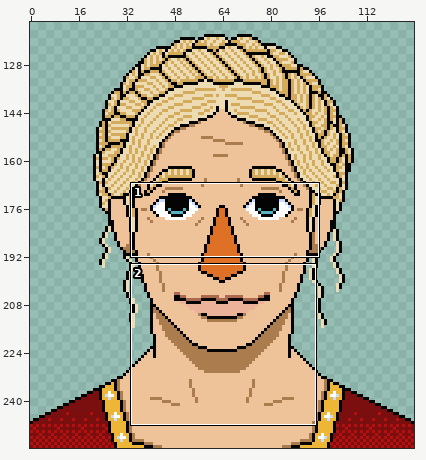
File history of a pixel-art file, TCC_Mark_Roger/Assets/Sprites/TestPortrait.aseprite. Above: a wide view before the commit, with the close-up outlined.
Close-up. As it was:
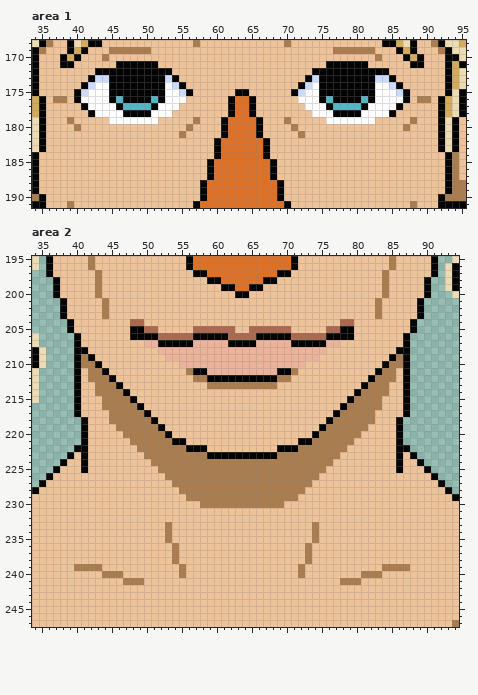
128x256 pixels, 1 frame. Colours within 5 levels of each other are drawn and written as one. Shown: area 1: x 34..95, y 168..191; area 2: x 34..94, y 195..247. The wide view leaves out empty margins.
And afterwards:
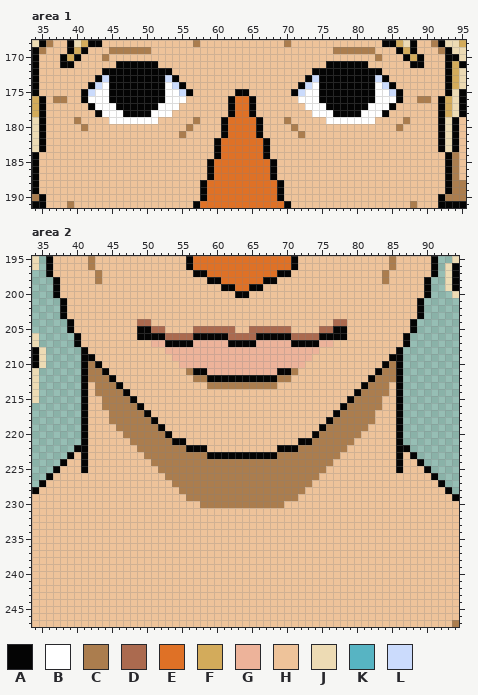
Palette (. is transparent): A #040404  B #ffffff  C #ab7d4e  D #ab6a4f  E #df7126  F #d3ab5b  G #edb39a  H #eec39a  J #eddbb4  K #57b4c3  L #cbdbfc
Message: novas altercoes retratos
From old to new:
Area 1, layer "Duchess":
The edit turns colour B into colour A in row 176 at x 41 and 86; in row 177 at x 42 and 85; in row 178 at x 43 and 84.
The edit turns colour K into colour A in row 176 at x 46, 51, 76 and 81; in row 177 at x 47 to 50 and 77 to 80.
The edit turns colour L into colour A in row 173 at x 43 and 84; in row 174 at x 42 and 85; in row 175 at x 41 and 86.
The edit turns colour H into colour C in row 179 at x 40 and 87; in row 180 at x 41 and 86.
The edit turns colour A into colour H in row 172 at x 43 and 84; in row 173 at x 42 and 85; in row 174 at x 41 and 86; in rows 175 to 176 at x 40 and 87; in row 177 at x 41 and 86; in row 178 at x 42 and 85.
The edit turns colour C into colour H in row 179 at x 39 and 88; in row 180 at x 40 and 87.
The edit turns colour B into colour L in row 174 at x 43 and 84; in row 175 at x 42 and 85.
Area 2, layer "Duchess":
The edit turns colour C into colour A in rows 209 to 210 at x 41 and 86.
The edit turns colour D into colour A in row 205 at x 50 and 77; in row 206 at x 52 and 75.
The edit turns colour H into colour A in rows 211 to 217 at x 41 and 86.
The edit turns colour H into colour D in row 204 at x 50 and 77; in row 205 at x 52 and 75.
The edit turns colour A into colour G in row 207 at x 52 and 75.
The edit turns colour A into colour H in rows 205 to 206 at x 48 and 79.
The edit turns colour C into colour H in rows 199 to 200 at x 43 and 84; in rows 201 to 203 at x 44 and 83; in rows 233 to 235 at x 53 and 74; in rows 236 to 238 at x 54 and 73; in row 239 at x 40 to 43, 55, 72 and 84 to 87; in row 240 at x 44 to 46, 55, 72 and 81 to 83.
The edit turns colour C into colour H in row 241 at x 47 to 49 and 78 to 80.
The edit turns colour D into colour H in row 204 at x 48 and 79.
The edit turns colour G into colour H in row 207 at x 50 and 77; in row 208 at x 52 and 75; in row 209 at x 53 and 74.
The author cleared colour A in rows 208 to 217 at x 40 and 87.
Pixel boxes of the changes (left, top, right, bottom) in both close-ups:
changed: (67, 68, 158, 131)
changed: (326, 68, 417, 131)
changed: (95, 284, 172, 361)
changed: (312, 284, 389, 361)
changed: (74, 347, 88, 417)
changed: (396, 347, 410, 417)
changed: (74, 522, 186, 585)
changed: (298, 522, 410, 585)
